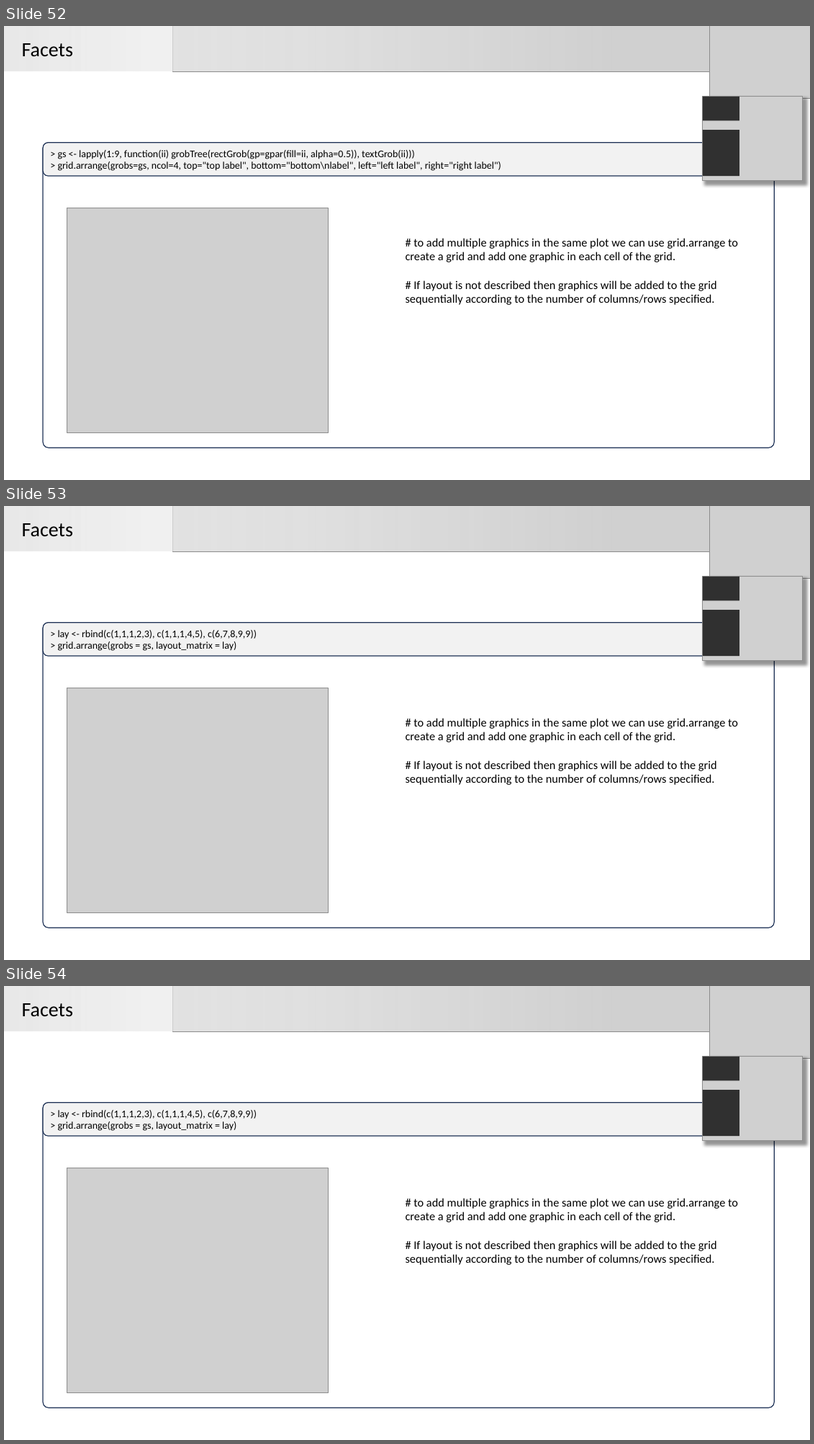
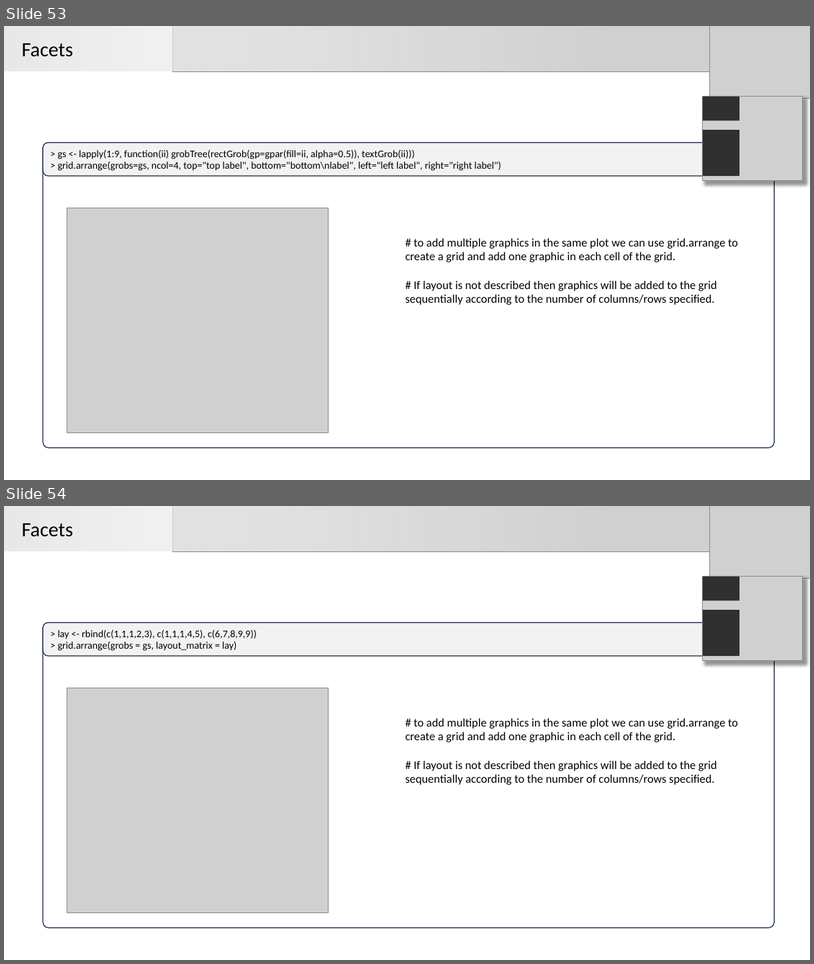
Before and after one commit to Carlospq/ggplot2Workshop, a slide deck: GGplot_workshop.pptx. Shown one above the other, each under a label of ours: slides 52, 53 and 54 before the commit, slides 53 and 54 after it. The pictures are 814x1444 and 814x964 pixels, drawn with LibreOffice and Linux fonts; fonts in the diff are those of the drawing; grey boxes stand for pictures. Boxes give left, top, right and bottom in pixels: in the first picture for what was removed or moved away, otherwise in the second. Text is boxed around its words. In the diff, an @@ line names an element or a change of style, - is before the commit and + after.

```diff
--- a/GGplot_workshop.pptx
+++ b/GGplot_workshop.pptx
@@ slide 53 removed at box(4, 506, 810, 960), background #FFFFFF @@
@@ rectangle removed at box(4, 506, 612, 551) @@
@@ text removed at box(22, 523, 73, 537) @@
-Facets
@@ picture removed at box(173, 506, 810, 551) @@
@@ picture removed at box(710, 506, 810, 578) @@
@@ rectangle removed at box(703, 576, 803, 660) @@
@@ picture removed at box(703, 576, 803, 660) @@
@@ rectangle removed at box(703, 576, 741, 600) @@
@@ rectangle removed at box(703, 610, 741, 656) @@
@@ rounded rectangle removed at box(43, 623, 774, 928) @@
@@ rounded rectangle removed at box(43, 623, 774, 656) @@
-> lay <- rbind(c(1,1,1,2,3), c(1,1,1,4,5), c(6,7,8,9,9))
-> grid.arrange(grobs = gs, layout_matrix = lay)
@@ picture removed at box(67, 688, 328, 913) @@
@@ text removed at box(406, 718, 738, 785) @@
-# to add multiple graphics in the same plot we can use grid.arrange to create a grid and add one graphic in each cell of the grid.
-# If layout is not described then graphics will be added to the grid sequentially according to the number of columns/rows specified.
@@ what was slide 52 is now slide 53 @@
```
Also in this commit, not shown: 12 slides changed, 1 slide added, 1 other slide removed, 3 other files.
